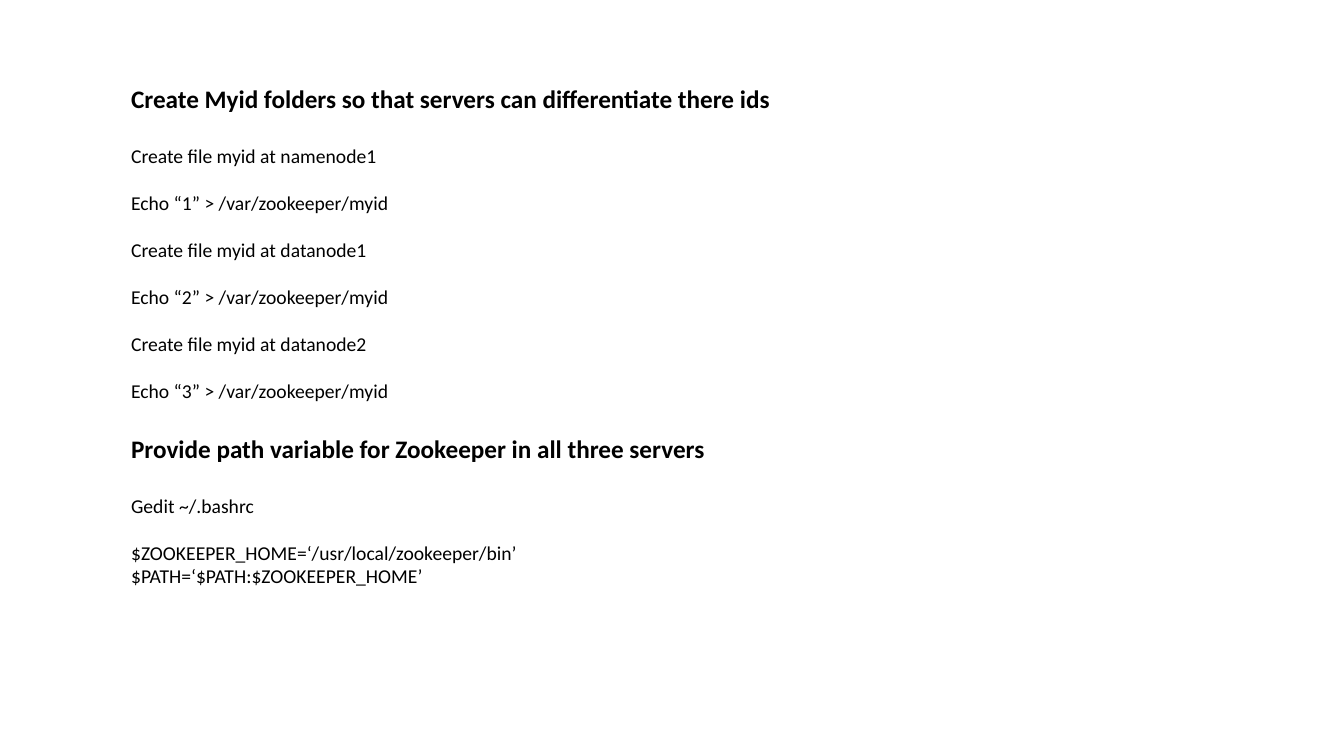
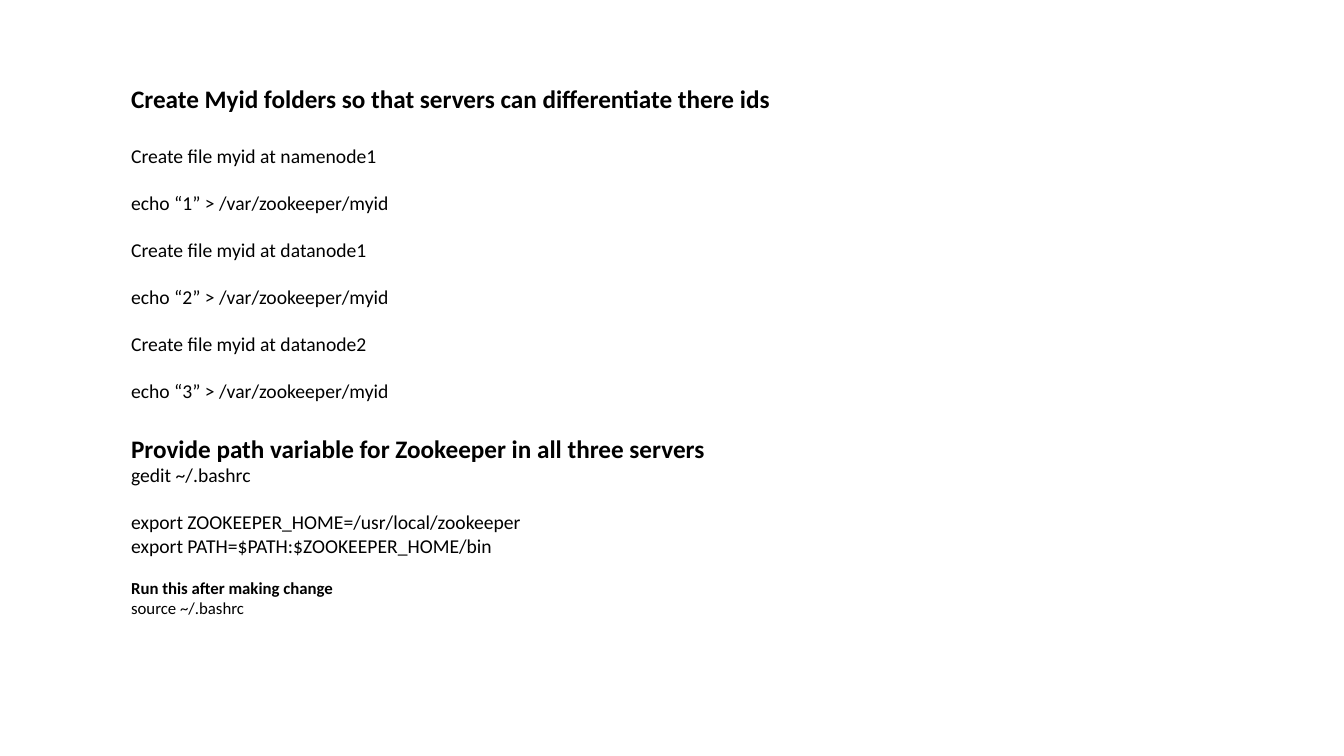
Before and after one commit to aashmishra/Bigdata_ppt, a slide deck: slide 9 of Zookeeper.pptx. Drawn at 1344x756 pixels with LibreOffice and Linux fonts; fonts in the diff are those of the drawing. Boxes give left, top, right and bottom in pixels: in the first picture for what was removed or moved away, otherwise in the second. Text is boxed around its words. In the diff, an @@ line names an element or a change of style, - is before the commit and + after.

```diff
--- a/Zookeeper.pptx
+++ b/Zookeeper.pptx
@@ text at [131, 196, 388, 213]: text changed @@
-Echo “1” > /var/zookeeper/myid
+echo “1” > /var/zookeeper/myid
@@ text at [131, 290, 388, 307]: text changed @@
-Echo “2” > /var/zookeeper/myid
+echo “2” > /var/zookeeper/myid
@@ text at [131, 384, 388, 401]: text changed @@
-Echo “3” > /var/zookeeper/myid
+echo “3” > /var/zookeeper/myid
@@ text at [131, 468, 520, 615]: text changed @@
-Gedit ~/.bashrc
-$ZOOKEEPER_HOME=‘/usr/local/zookeeper/bin’
-$PATH=‘$PATH:$ZOOKEEPER_HOME’
+gedit ~/.bashrc
+export ZOOKEEPER_HOME=/usr/local/zookeeper
+export PATH=$PATH:$ZOOKEEPER_HOME/bin
+Run this after making change
+source ~/.bashrc
```
Also in this commit, not shown: 1 other slide changed.
